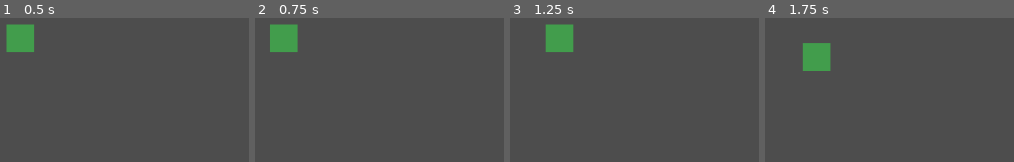
Above: before the commit, frames 1-4 (left to right).
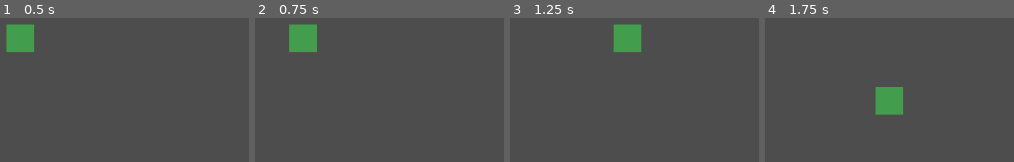
Above: after the commit, the same moments.

Repository: ProgrammingLogic/GoDot-SnakeGame
Game: Godot game, scene res://src/snake.tscn
Two runs of this game, one before a commit and one after it. Both use one fixed random seed, a clock stepped at 60 frames per second and the inputs below. This scene is started directly instead of the project's main scene.
Inputs:
- Up to frame 1 (0.5 s): no input
- Up to frame 2 (0.75 s): tap Enter at 0.5 s; hold Right (turn_right) from 0.53 s (still down)
- Up to frame 3 (1.25 s): keep holding Right (turn_right)
- Up to frame 4 (1.75 s): release Right (turn_right) at 1.28 s; hold Down (turn_down) from 1.28 s (still down)

Frame 1 is identical in both runs. In frame 2, 3.0% of the frame differs, in the area x 6-25%, y 4-24%; in frame 3, 4.4%; in frame 4, 4.4%, in the area x 15-56%, y 17-68%.

Commit message:
Update snake so it doesn't go outside the screen

Diff:
--- a/src/Snake.gd
+++ b/src/Snake.gd
@@ -1,33 +1,63 @@
 extends Area2D
 
-var speed = 1
+var speed = 200
 var velocity = Vector2(0, 0)
+var screen
 var screen_size
+var center_of_screen
 
 
 # Called when the node enters the scene tree for the first time.
 func _ready():
-	position = get_viewport_rect().get_center()
+	screen = get_viewport_rect()
+	screen_size = screen.get_area()
+	center_of_screen = screen.get_center()
+
+	position = center_of_screen
+
+	print(rotation)
 
 
 # Called every frame. 'delta' is the elapsed time since the previous frame.
 func _process(delta):
-	# Set direction to right
+	var new_rotation
+
 	if Input.is_action_pressed("turn_right"):
+		new_rotation = 2 * PI
 		velocity.x = speed * 1
 		velocity.y = 0
-	# Set direction to left
 	elif Input.is_action_pressed("turn_left"):
+		new_rotation = PI
 		velocity.x = speed * -1
 		velocity.y = 0
-	# Set direction to up
 	elif Input.is_action_pressed("turn_up"):
+		new_rotation = PI / 2
 		velocity.x = 0
 		velocity.y = speed * -1
-	# Set direction to down
 	elif Input.is_action_pressed("turn_down"):
+		new_rotation = (3 * PI) / 2
 		velocity.x = 0
 		velocity.y = speed * 1
 
+
 	# Move the snake
-	position += velocity
+	position += velocity * delta
+
+	if rotation != TYPE_NIL:
+		rotation = new_rotation
+
+
+func _on_visible_on_screen_notifier_2d_screen_exited():
+	# If we are to the right of the screen
+	if position.x > screen.size.x:
+		position.x = 0
+	# If we are to the left of the screen
+	elif position.x < 0:
+		position.x = screen.size.x
+
+	# If we are below the screen
+	if position.y > screen.size.y:
+		position.y = 0
+	# If we are above the screen
+	elif position.y < 0:
+		position.y = screen.size.y
--- a/src/snake.tscn
+++ b/src/snake.tscn
@@ -17,3 +17,7 @@
 [node name="CollisionShape2D" type="CollisionShape2D" parent="."]
 position = Vector2(20, 20)
 shape = SubResource("RectangleShape2D_qmaqv")
+
+[node name="VisibleOnScreenNotifier2D" type="VisibleOnScreenNotifier2D" parent="."]
+
+[connection signal="screen_exited" from="VisibleOnScreenNotifier2D" to="." method="_on_visible_on_screen_notifier_2d_screen_exited"]
